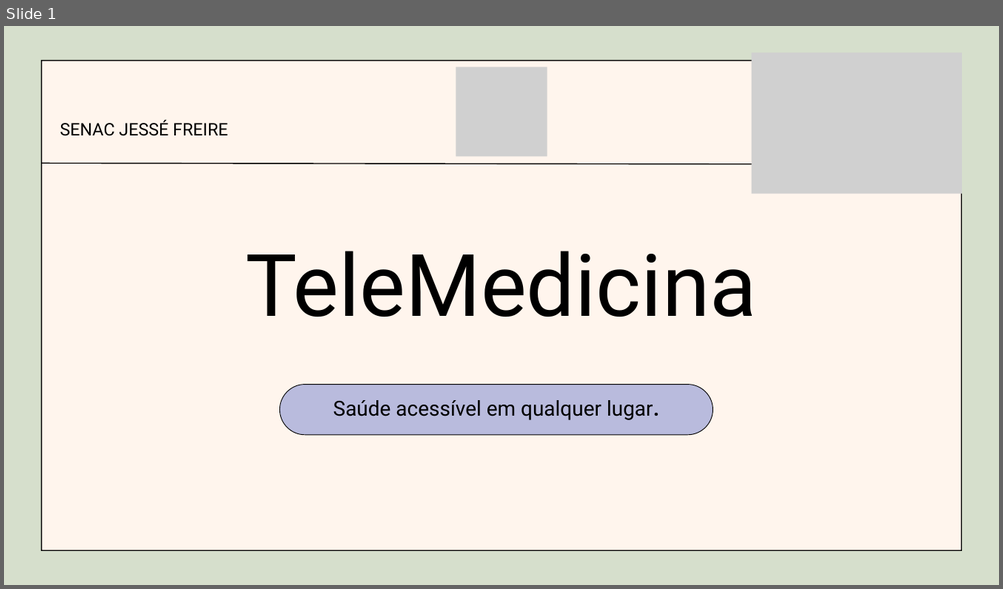
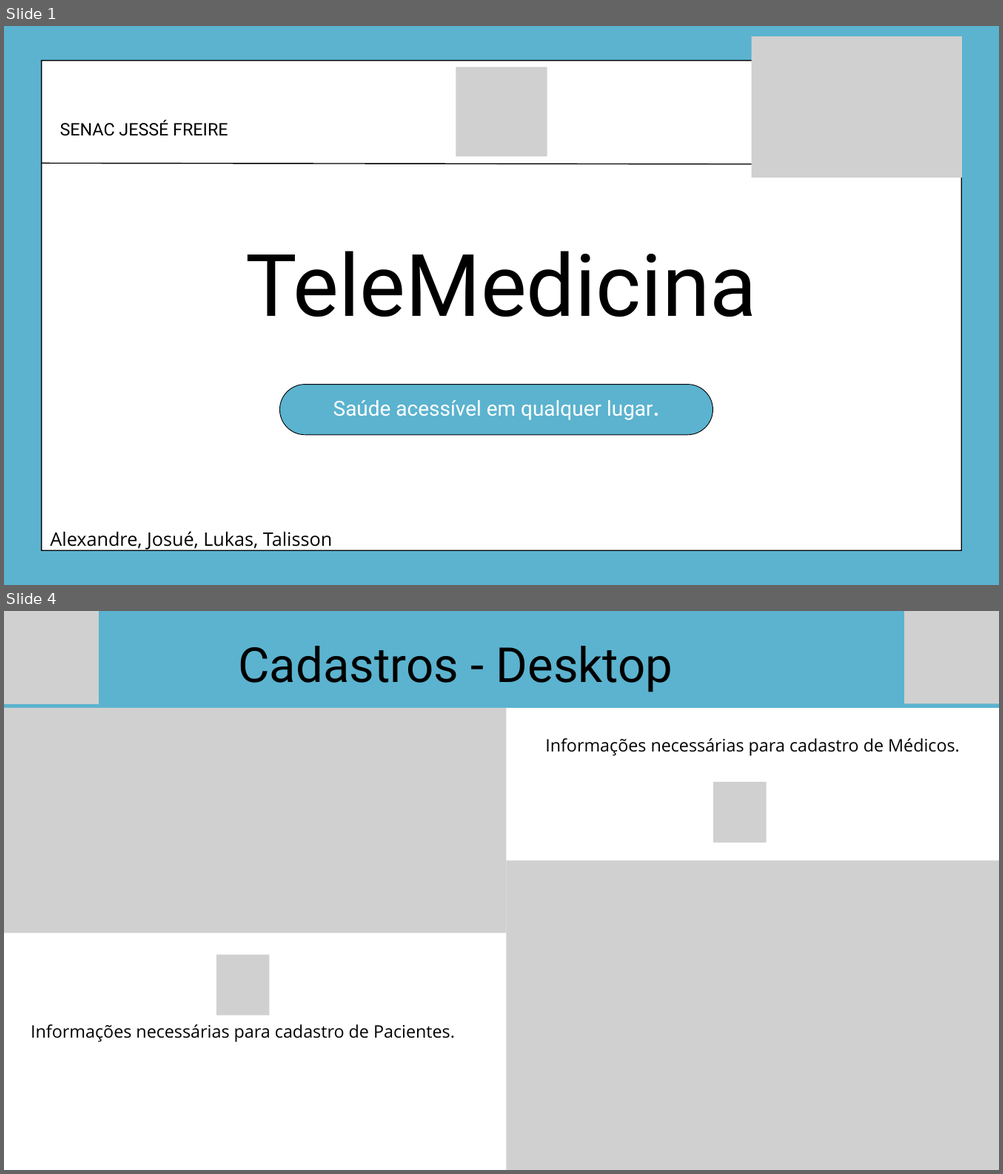
Before and after one commit to Bandclay-j/projeto_integrador_telemedicina, a slide deck: documentacao/TeleMedicina.pptx. Shown one above the other, each under a label of ours: slide 1 before the commit, slides 1 and 4 after it; the slides between them are not shown. The pictures are 1003x589 and 1003x1174 pixels, drawn with LibreOffice and Linux fonts; fonts in the diff are those of the drawing; grey boxes stand for pictures. Boxes give left, top, right and bottom in pixels: in the first picture for what was removed or moved away, otherwise in the second. Text is boxed around its words. In the diff, an @@ line names an element or a change of style, - is before the commit and + after.

```diff
--- a/documentacao/TeleMedicina.pptx
+++ b/documentacao/TeleMedicina.pptx
@@ slide 4 added at <box>4,611,999,1170</box>, background #FFFFFF @@
@@ freeform shape added at <box>4,611,999,708</box>, fill #5BB3CF @@
@@ picture added at <box>4,611,99,704</box> @@
@@ picture added at <box>904,611,999,703</box> @@
@@ text added at <box>238,646,673,692</box>, 70 pt, text #000000 @@
+Cadastros - Desktop
@@ line added from (4, 706) to (999, 706), #000000 1.5 pt @@
@@ picture added at <box>4,708,506,933</box> @@
@@ text added at <box>545,738,959,756</box>, 25 pt, text #000000 @@
+Informações necessárias para cadastro de Médicos.
@@ picture added at <box>713,782,766,843</box> @@
@@ picture added at <box>506,860,999,1170</box> @@
@@ picture added at <box>216,954,269,1015</box> @@
@@ text added at <box>31,1025,455,1042</box>, 25 pt, text #000000 @@
+Informações necessárias para cadastro de Pacientes.
@@ slide 1 changed as well @@
@@ background #D6DFCC to #5BB3CF @@
@@ picture: place and size @@
-picture at <box>751,53,962,194</box>
+picture at <box>751,36,962,178</box>
@@ freeform shape at <box>41,61,961,551</box>: fill #FFF5ED to #FFFFFF @@
@@ freeform shape at <box>279,385,713,435</box>: fill #B9BBDD to #5BB3CF @@
@@ text "Saúde acessível em qualquer lugar." at <box>333,400,659,420</box>: text colour #000000 to #FFFFFF @@
@@ text added at <box>50,531,332,551</box>, 27 pt, text #000000 @@
+Alexandre, Josué, Lukas, Talisson
```
Also in this commit, not shown: 6 other slides changed, 5 other slides added, 2 slides removed.
